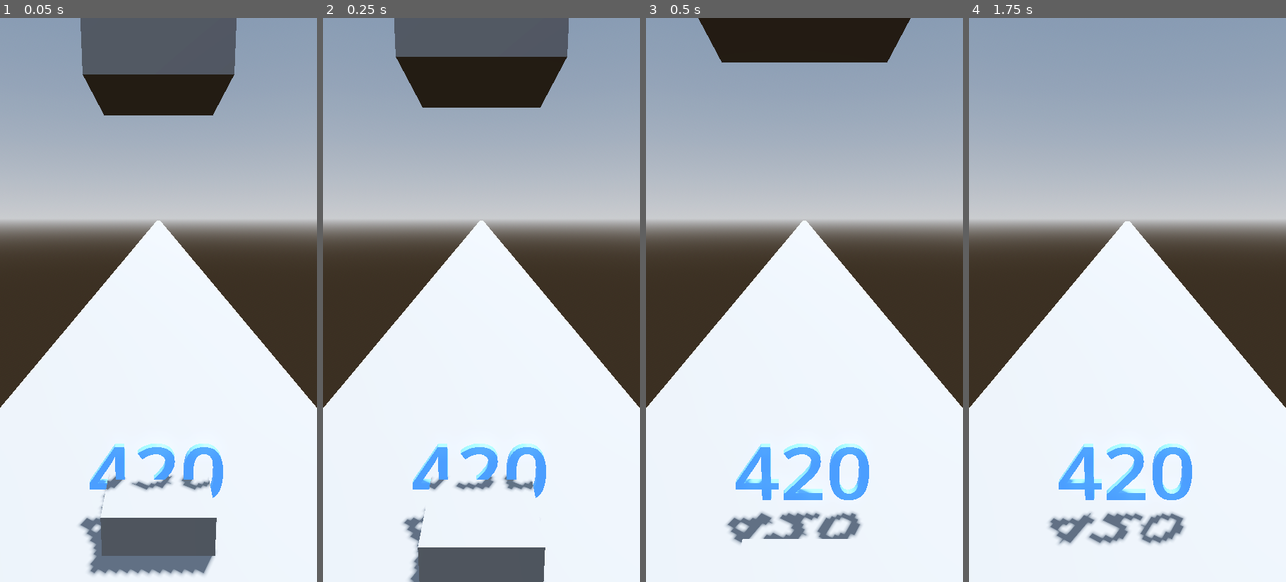
Above: before the commit, frames 1-4 (left to right).
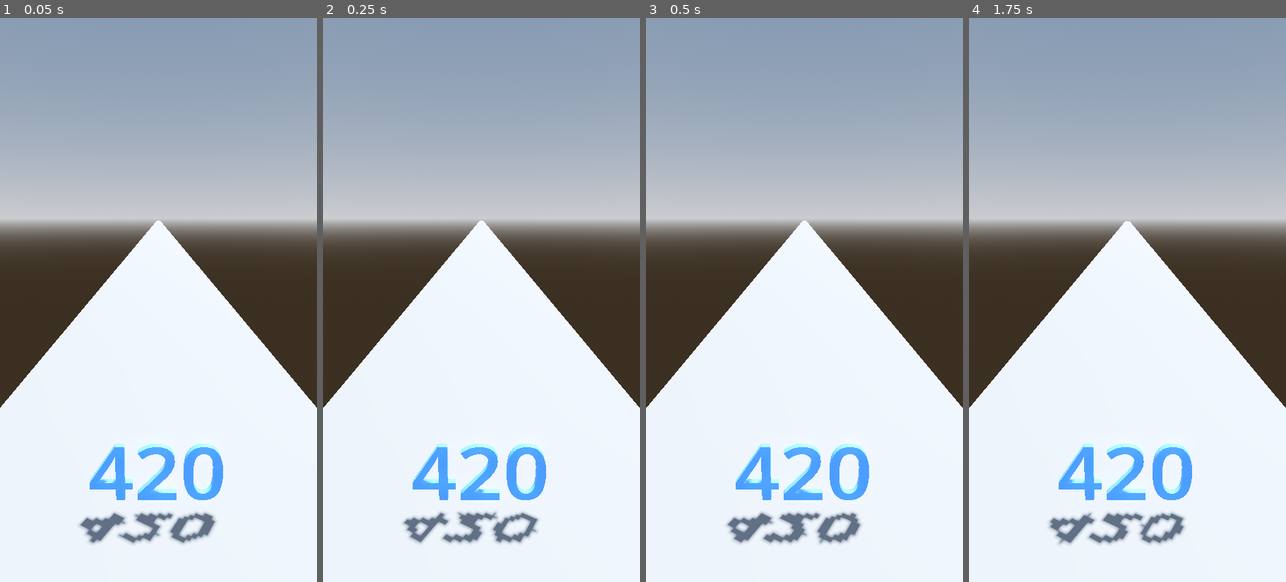
Above: after the commit, the same moments.

Repository: abdullahking6969/NumberRunClone
Game: Godot game, scene res://scenes/main.tscn
Same seed, same stepped clock (60 frames per second), same inputs: the game is played once before the commit and once after it.
Inputs:
- Up to frame 1 (0.05 s): no input
- Up to frame 2 (0.25 s): no input
- Up to frame 3 (0.5 s): no input
- Up to frame 4 (1.75 s): no input

The runs differ from the first frame. In frame 1, 13% of the frame differs, in the area x 25-75%, y 0-99%; in frame 2, 13%; in frame 3, 4.9%; in frame 4, nothing differs.

Commit message:
Update main.tscn

Diff:
--- a/scenes/main.tscn
+++ b/scenes/main.tscn
@@ -32,8 +32,3 @@
 
 [node name="Player" parent="." instance=ExtResource("1_o5qli")]
 transform = Transform3D(1, 0, 0, 0, 1, 0, 0, 0, 1, 0, 0.4287423, 0)
-
-[node name="CSGBox3D2" type="CSGBox3D" parent="."]
-
-[node name="CSGBox3D3" type="CSGBox3D" parent="."]
-transform = Transform3D(1, 0, 0, 0, 1, 0, 0, 0, 1, 0, 4.4450836, 0)
